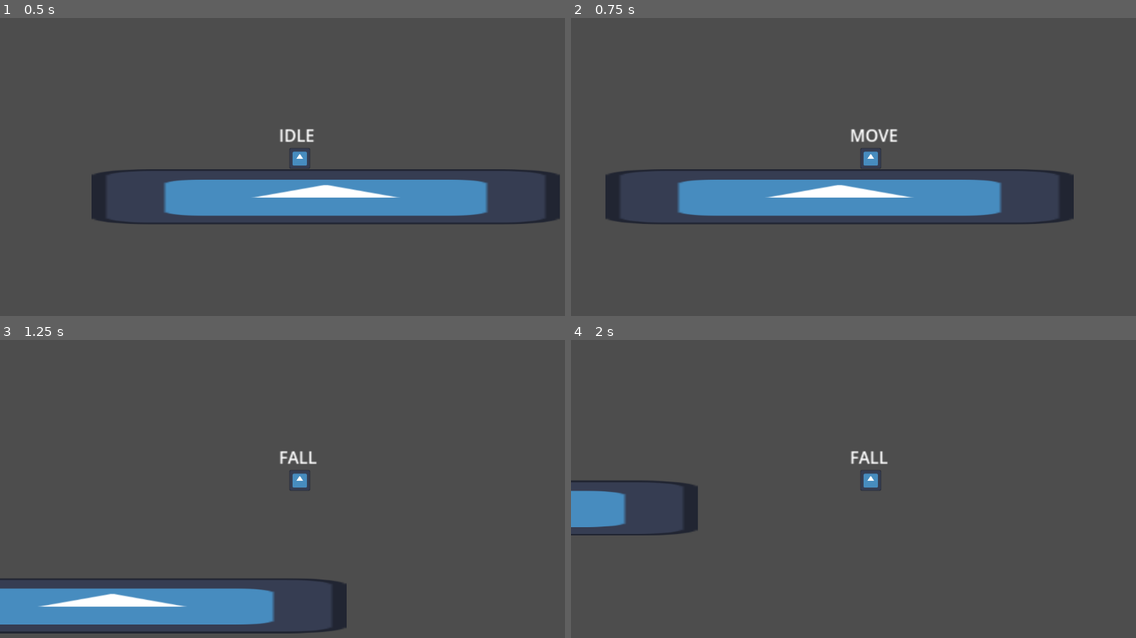
Above: before the commit, frames 1-4 (two rows, left to right).
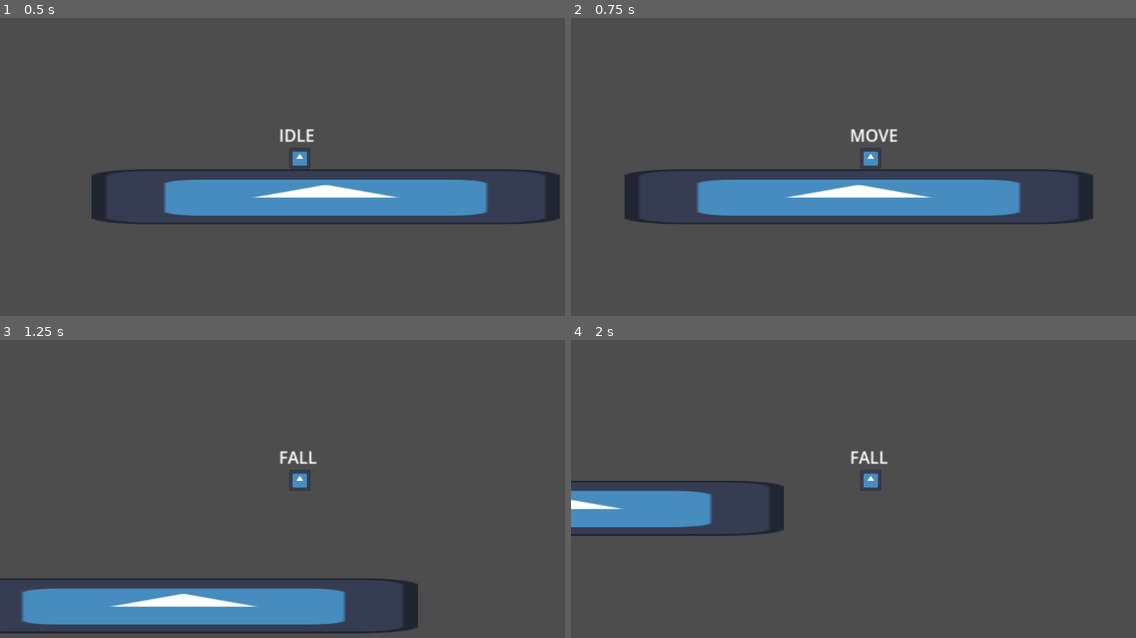
Above: after the commit, the same moments.

Repository: ski-freak/AtniaMania
Game: Godot game, scene res://scenes/environment/world.tscn
Two runs of this game, one before a commit and one after it. Both use one fixed random seed, a clock stepped at 60 frames per second and the inputs below. Before the commit the project has no main scene; this scene is started directly in both runs. The engine's default icon, where the game draws it, is replaced by a stand-in: a white triangle on a blue panel in a dark square.
Inputs:
- Up to frame 1 (0.5 s): no input
- Up to frame 2 (0.75 s): tap Enter (ui_accept) at 0.5 s; hold Right (MoveRight) from 0.53 s (still down); hold X (Climb) from 0.53 s (still down)
- Up to frame 3 (1.25 s): keep holding Right (MoveRight); keep holding X (Climb); tap Space (Jump) at 0.77 s
- Up to frame 4 (2 s): keep holding Right (MoveRight); release X (Climb) at 1.28 s; tap Z (Dash) at 1.35 s; tap Space (Jump) at 1.52 s

Frame 1 is identical in both runs. In frame 2, 3.1% of the frame differs, in the area x 6-93%, y 50-70%; in frame 3, 4.0%, in the area x 0-74%, y 79-99%; in frame 4, 3.0%.

Commit message:
progress on wall movement and some minor changes

Diff:
--- a/project.godot
+++ b/project.godot
@@ -11,6 +11,7 @@
 [application]
 
 config/name="AtniaMania"
+run/main_scene="uid://74ahveu7av0s"
 config/features=PackedStringArray("4.5", "GL Compatibility")
 config/icon="res://icon.svg"
 
--- a/scenes/entities/player/DASH.gd
+++ b/scenes/entities/player/DASH.gd
@@ -1,7 +1,7 @@
 extends "state.gd"
 
 var dash_direction = Vector2.ZERO
-var dash_speed = 240
+var dash_speed = 400
 var dashing = false
 @export var dash_duration = 0.2
 @onready var DashDuration_timer = $DashDuration
--- a/scenes/entities/player/Player.gd
+++ b/scenes/entities/player/Player.gd
@@ -14,7 +14,7 @@
 var dash_input = false
 
 # player_movement
-const SPEED = 300.0
+const SPEED = 200.0
 const JUMP_VELOCITY = -400.0
 var last_direction = Vector2.RIGHT
 # mechanics
@@ -23,8 +23,11 @@
 # Sets the state variables to null so they can be used later?
 var current_state = null
 var prev_state = null
+
+# Nodes
 # Collects the states from the STATES.gd script and chucks them in a variable?
 @onready var STATES = $STATES
+@onready var Raycasts = $Raycasts
 
 
 func _ready():
@@ -39,11 +42,12 @@
 	change_state(current_state.update(delta))
 	$Label.text = str(current_state.get_name())
 	move_and_slide()
+	print("player velocity: " , velocity)
 	#default_move(delta)
 func gravity(delta):
 	if not is_on_floor():
 		velocity.y += gravity_value * delta
-		print("gravity: " , velocity)
+
 #func default_move(delta):
 	#if not is_on_floor():
 		#velocity += get_gravity() * delta
--- a/scenes/entities/player/Player.tscn
+++ b/scenes/entities/player/Player.tscn
@@ -43,3 +43,21 @@
 offset_right = 20.0
 offset_bottom = -11.0
 text = "STATE"
+
+[node name="Raycasts" type="Node2D" parent="."]
+
+[node name="TopRight" type="RayCast2D" parent="Raycasts"]
+position = Vector2(0, -10)
+target_position = Vector2(13, 0)
+
+[node name="BottomRight" type="RayCast2D" parent="Raycasts"]
+position = Vector2(0, 10)
+target_position = Vector2(13, 0)
+
+[node name="BottomLeft" type="RayCast2D" parent="Raycasts"]
+position = Vector2(0, 10)
+target_position = Vector2(-13, 0)
+
+[node name="TopLeft" type="RayCast2D" parent="Raycasts"]
+position = Vector2(0, -10)
+target_position = Vector2(-13, 0)
--- /dev/null
+++ b/scenes/entities/player/WALLSLIDE.gd
@@ -0,0 +1,19 @@
+extends "state.gd"
+
+@export var climb_speed = 50
+@export var slide_friction = .7
+
+func update(delta):
+	slide_movement(delta)
+	return null
+
+func slide_movement(delta):
+	pass
+	if Player.climb_input:
+		if Player.movement_input.y < 0:
+			Player.velocity.y = -climb_speed
+		elif Player.movement_input.y > 0:
+			Player.velocity.y = climb_speed
+	else:
+		Player.gravity(delta)
+		Player.velocity.y *= slide_friction
--- /dev/null
+++ b/scenes/entities/player/WALLSLIDE.tscn
@@ -0,0 +1,6 @@
+[gd_scene load_steps=2 format=3 uid="uid://bo37kg2guwbhp"]
+
+[ext_resource type="Script" uid="uid://cq2rpyd0i0248" path="res://scenes/entities/player/WALLSLIDE.gd" id="1_qrvlw"]
+
+[node name="WALLSLIDE" type="Node"]
+script = ExtResource("1_qrvlw")
Not shown, added: scenes/entities/player/WALLSLIDE.gd.uid
